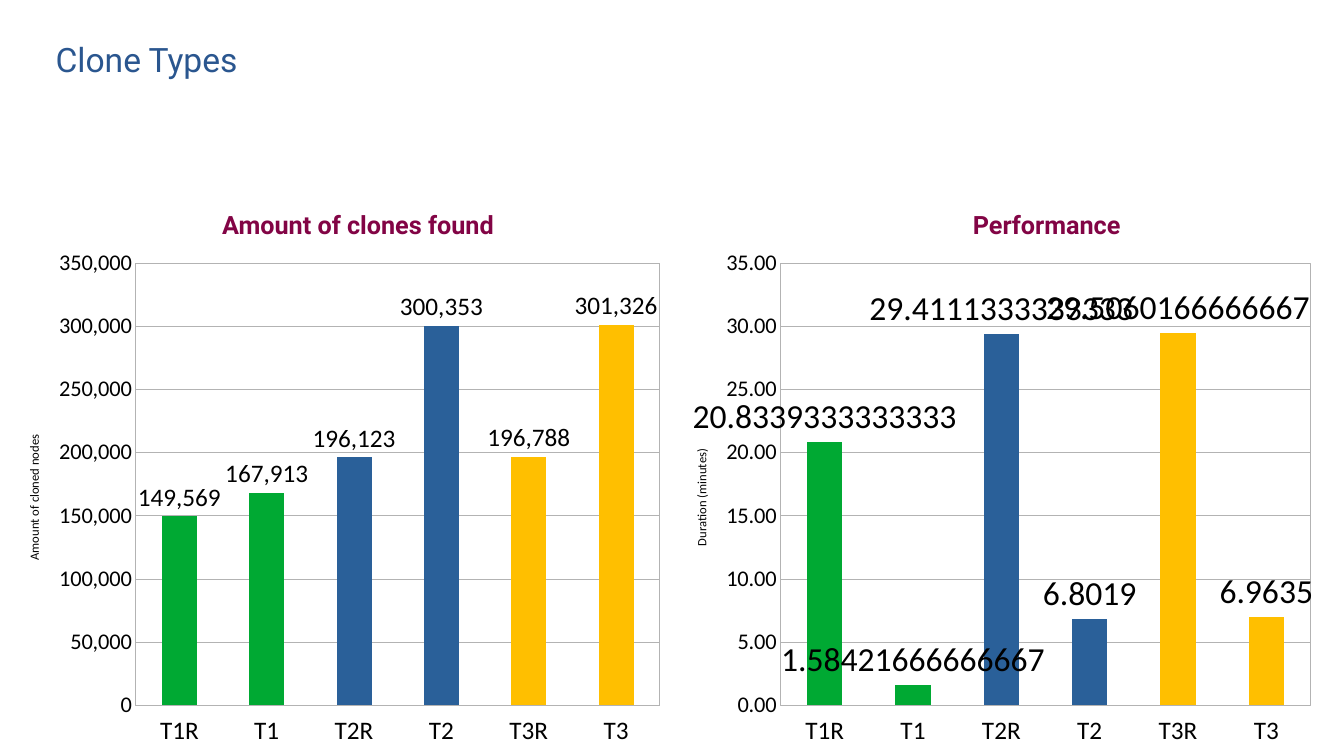
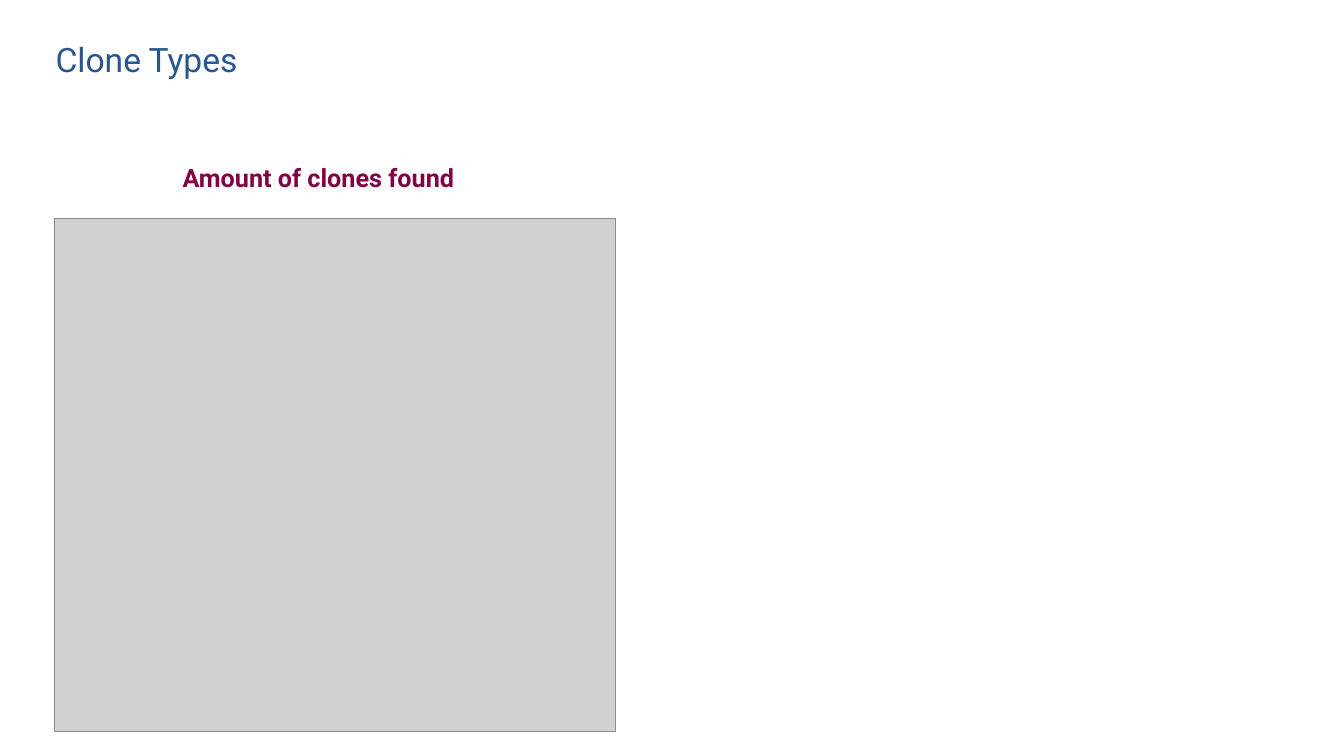
Before and after one commit to SimonBaars/Master-Thesis-Simon-Baars, a slide deck: slide 52 of presentations/FinalPresentation.odp. Drawn at 1344x756 pixels with LibreOffice and Linux fonts; fonts in the diff are those of the drawing; grey boxes stand for pictures. Boxes give left, top, right and bottom in pixels: in the first picture for what was removed or moved away, otherwise in the second. Text is boxed around its words. In the diff, an @@ line names an element or a change of style, - is before the commit and + after.

```diff
--- a/presentations/FinalPresentation.odp
+++ b/presentations/FinalPresentation.odp
@@ free "Amount of clones found" moved from (x1=213, y1=205, x2=534, y2=245) to (x1=172, y1=157, x2=494, y2=198) @@
@@ free removed at (x1=963, y1=205, x2=1146, y2=245) @@
-Performance
@@ column chart removed at (x1=6, y1=239, x2=674, y2=756) @@
-categories: T1R, T1, T2R, T2, T3R, T3
-Series 1: 149569, 167913, 196123, 300353, 196788, 301326
@@ picture added at (x1=54, y1=219, x2=615, y2=732) @@
@@ column chart removed at (x1=674, y1=239, x2=1324, y2=756) @@
-categories: T1R, T1, T2R, T2, T3R, T3
-Series 1: 20.833933, 1.584217, 29.411133, 6.8019, 29.506017, 6.9635
```
Also in this commit, not shown: 3 other slides changed, 1 slide added, 1 slide removed, 2 other files.
